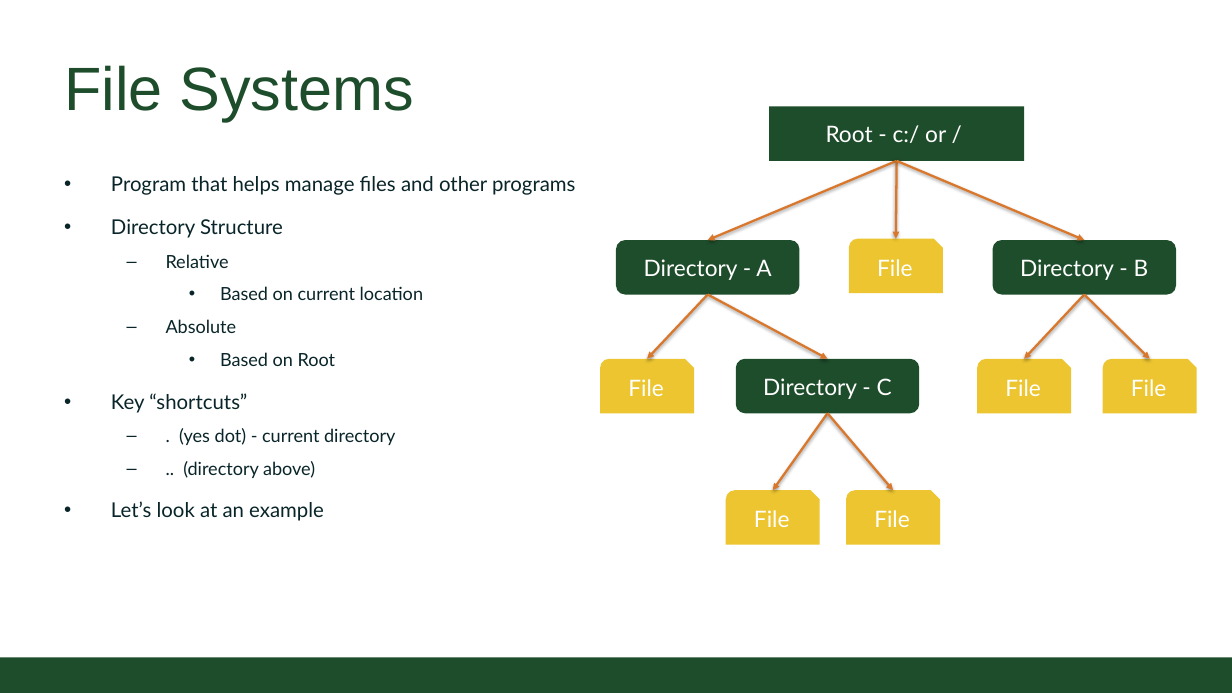
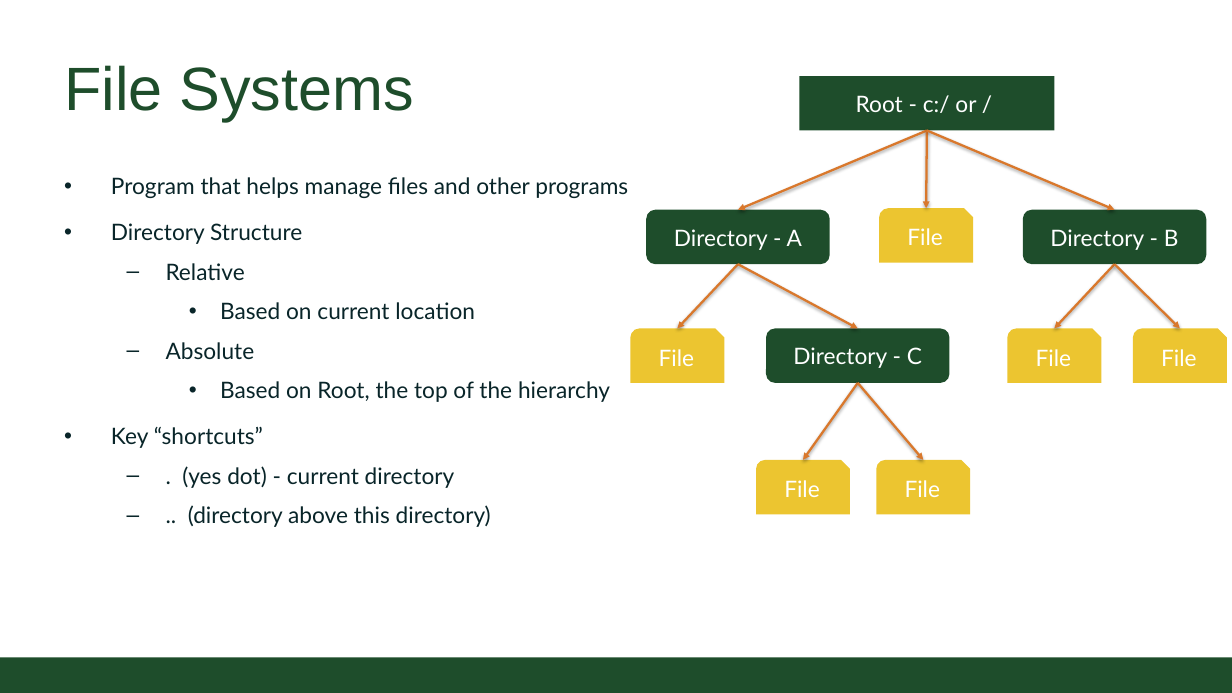
Before and after one commit to CSU-CompSci-CS163-4/Handouts, a slide deck: slide 4 of slides/On-Campus/09_01_OSandFileWriting.pptx. Drawn at 1232x693 pixels with LibreOffice and Linux fonts; fonts in the diff are those of the drawing; background and template pictures are left out. Boxes give left, top, right and bottom in pixels: in the first picture for what was removed or moved away, otherwise in the second. Text is boxed around its words. In the diff, an @@ line names an element or a change of style, - is before the commit and + after.

```diff
--- a/slides/On-Campus/09_01_OSandFileWriting.pptx
+++ b/slides/On-Campus/09_01_OSandFileWriting.pptx
@@ 9 arrows, 6 snip round rects, 3 rounded rectangles, 1 rectangle: place and size @@
-9 arrows, 6 snip round rects, 3 rounded rectangles, 1 rectangle at <box>600,106,1196,545</box>
+9 arrows, 6 snip round rects, 3 rounded rectangles, 1 rectangle at <box>630,76,1227,514</box>
@@ text at <box>111,177,628,488</box>: size 18 to 20 pt in "Program that helps manage files and other ...", "Directory Structure", "Key “shortcuts”"; size 16 to 20 pt in "Relative", "Based on current location", "Absolute", ". (yes dot) - current directory" @@
@@ text at <box>220,381,610,402</box>: text changed; size 16 to 20 pt @@
-    • Based on Root
+    • Based on Root, the top of the hierarchy
@@ text at <box>188,505,491,527</box>: text changed; size 18 to 20 pt @@
-  – .. (directory above)
-• Let’s look at an example
+  – .. (directory above this directory)
```
Also in this commit, not shown: 5 other slides changed, 8 slides added, 3 slides removed.
